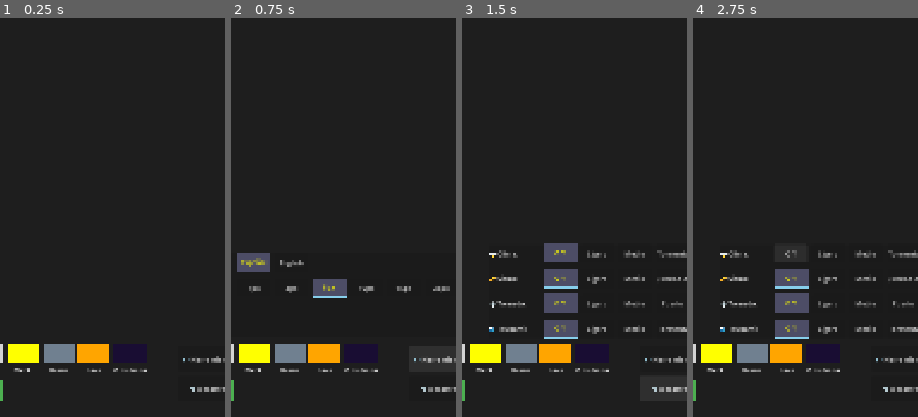
Above: before the commit, frames 1-4 (left to right).
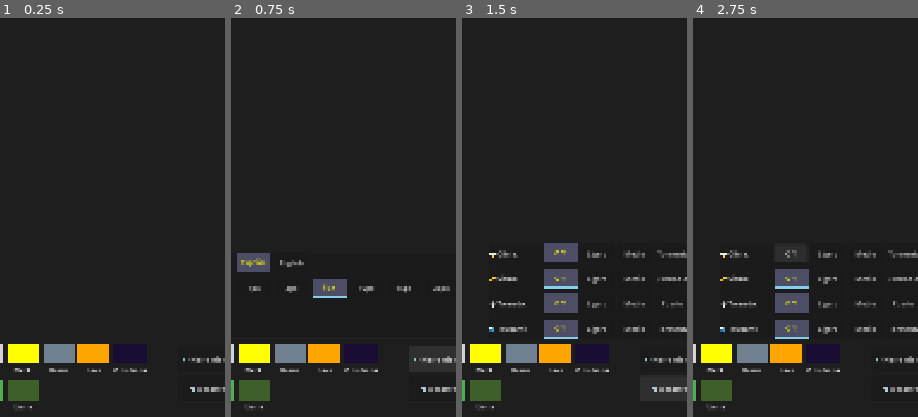
Above: after the commit, the same moments.

Repository: OmarSaez/Sandbox-game
Game: Godot game, scene res://scenes/main/main_scene.tscn
Same seed, same stepped clock (60 frames per second), same inputs: the game is played once before the commit and once after it.
Inputs:
- Up to frame 1 (0.25 s): no input
- Up to frame 2 (0.75 s): click "🛠️ Herramientas" at 0.5 s
- Up to frame 3 (1.5 s): click "🌪️ Desastres" at 1.25 s
- Up to frame 4 (2.75 s): click "Off" at 2 s
The pictures show only the part of the screen within x 46-96%, y 50-100%; the shares and areas given below are measured in that part.

The runs differ from the first frame. In frame 1, 0.7% of the frame differs, in the area x 3-18%, y 90-98%; in frame 2, 0.7%; in frame 3, 0.7%; in frame 4, 0.7%.

Commit message:
Se agrega enredaderas

Diff:
--- a/sandbox/scripts/sandbox/sandbox_grid.gd
+++ b/sandbox/scripts/sandbox/sandbox_grid.gd
@@ -57,7 +57,8 @@
 		"petro": "Petróleo",
 		"fireworks": "Cohetes",
 		"seed": "Semilla",
-		"grass": "Pasto"
+		"grass": "Pasto",
+		"vine": "Liana"
 	},
 	"en": {
 		"disasters": "🌪️ Disasters",
@@ -90,7 +91,8 @@
 		"petro": "Oil",
 		"fireworks": "Fireworks",
 		"seed": "Seed",
-		"grass": "Grass"
+		"grass": "Grass",
+		"vine": "Vine"
 	}
 }
 
@@ -217,6 +219,10 @@
 	_register_material(22, Color("#C2B280").darkened(0.2), SandboxMaterial.Tags.POWDER | SandboxMaterial.Tags.GRAV_NORMAL | SandboxMaterial.Tags.FERTILE)
 	# Wet Earth (Darker Brown)
 	_register_material(23, Color("#8B4513").darkened(0.2), SandboxMaterial.Tags.POWDER | SandboxMaterial.Tags.GRAV_SLOW | SandboxMaterial.Tags.FERTILE | SandboxMaterial.Tags.BURN_COAL)
+
+	# --- NEW VINE (Stem) ---
+	# Forest Green (Darker)
+	_register_material(24, Color("#3E5E2A"), SandboxMaterial.Tags.SOLID | SandboxMaterial.Tags.GRAV_STATIC | SandboxMaterial.Tags.PLANT | SandboxMaterial.Tags.FLAMMABLE | SandboxMaterial.Tags.BURN_SMOKE)
 
 	# UI SETUP (Must happen AFTER materials are registered)
 	_setup_main_ui_containers()
@@ -251,6 +257,7 @@
 	_add_button("fireworks", 18)
 	_add_button("seed", 20)
 	_add_button("grass", 21)
+	_add_button("vine", 24)
 
 
 func _setup_ui():
@@ -918,10 +925,13 @@
 						if (n_tags & SandboxMaterial.Tags.CONDUCTOR) and charge_array[n_idx] == 0:
 							charge_array[n_idx] = 101 # Set to 'newly charged'
 
-		# Countdown charge
-		charge_array[i] -= 1
-		# 101 drops to 100 to spread in the NEXT frame
-		if charge_array[i] > 100: charge_array[i] = 100
+		# Countdown charge (ONLY for conductors to avoid draining other logic like Vines)
+		if (material_tags_raw[cells[i]] & (SandboxMaterial.Tags.CONDUCTOR | SandboxMaterial.Tags.ELECTRICITY | SandboxMaterial.Tags.ELECTRIC_ACTIVATED)):
+			charge_array[i] -= 1
+			# 101 drops to 100 to spread in the NEXT frame
+			if charge_array[i] > 100: charge_array[i] = 100
+		elif cells[i] == 19 or cells[i] == 7: # Fuse/Primed logic needs cooldown too
+			charge_array[i] -= 1
 
 
 
@@ -1040,11 +1050,17 @@
 
 		# 4. SPONTANEOUS GROWTH ON WET SOIL
 		elif mat_id == 22 or mat_id == 23:
-			# Soil itself can turn to Grass (creating underwater algae/moss)
-			# BALANCE: Only if very sparse (< 1 neighbor)
+			# Soil itself can turn to Grass or VINE
 			if randf() < 0.005 and _count_neighbor_id(x, y, 21) < 1:
-				_set_cell(x, y, 21) # Transmute!
-			# Or grow upward into space/water
+				_set_cell(x, y, 21) # Transmute to Grass
+
+			# Spontaneous VINE sprout (Vertical growth)
+			if randf() < 0.05: # Increased sprout chance
+				if _get_cell(x, y-1) == 0 and _count_neighbor_id_radius(x, y, 24, 4) < 1:
+					_set_cell(x, y-1, 24)
+					charge_array[idx - grid_width] = randi_range(10, 30) # Height Gene
+
+			# Or grow upward into space/water (Grass)
 			if randf() < 0.05:
 				var tid = _get_cell(x, y-1)
 				if (tid == 0 or tid == 2) and _count_neighbor_id(x, y-1, 21) < 3:
@@ -1052,6 +1068,16 @@
 			# Dry out
 			if current_weather == 0 and not _has_tag_within_radius(x, y, SandboxMaterial.Tags.LIQUID, 12):
 				if randf() < 0.02: _set_cell(x, y, 1 if mat_id == 22 else 6)
+
+		# 5. VINE GROWTH (mat_id 24) - Vertical upward growth
+		elif mat_id == 24:
+			var h_left = charge_array[idx]
+			if h_left > 0 and randf() < 0.3: # Faster growth speed
+				var tid_up = _get_cell(x, y-1)
+				if (tid_up == 0 or tid_up == 2):
+					_set_cell(x, y-1, 24)
+					charge_array[idx - grid_width] = h_left - 1 # Pass height gene
+					charge_array[idx] = 0 # Vine is now "mature"
 
 	# PASS 3: Conductor Pulse (Triggering TNT/Devices)
 	var charge = charge_array[idx]
@@ -1103,6 +1129,15 @@
 	var count = 0
 	for ny in range(y - 1, y + 2):
 		for nx in range(x - 1, x + 2):
+			if nx == x and ny == y: continue
+			if _get_cell(nx, ny) == id:
+				count += 1
+	return count
+
+func _count_neighbor_id_radius(x, y, id, radius):
+	var count = 0
+	for ny in range(y - radius, y + radius + 1):
+		for nx in range(x - radius, x + radius + 1):
 			if nx == x and ny == y: continue
 			if _get_cell(nx, ny) == id:
 				count += 1
